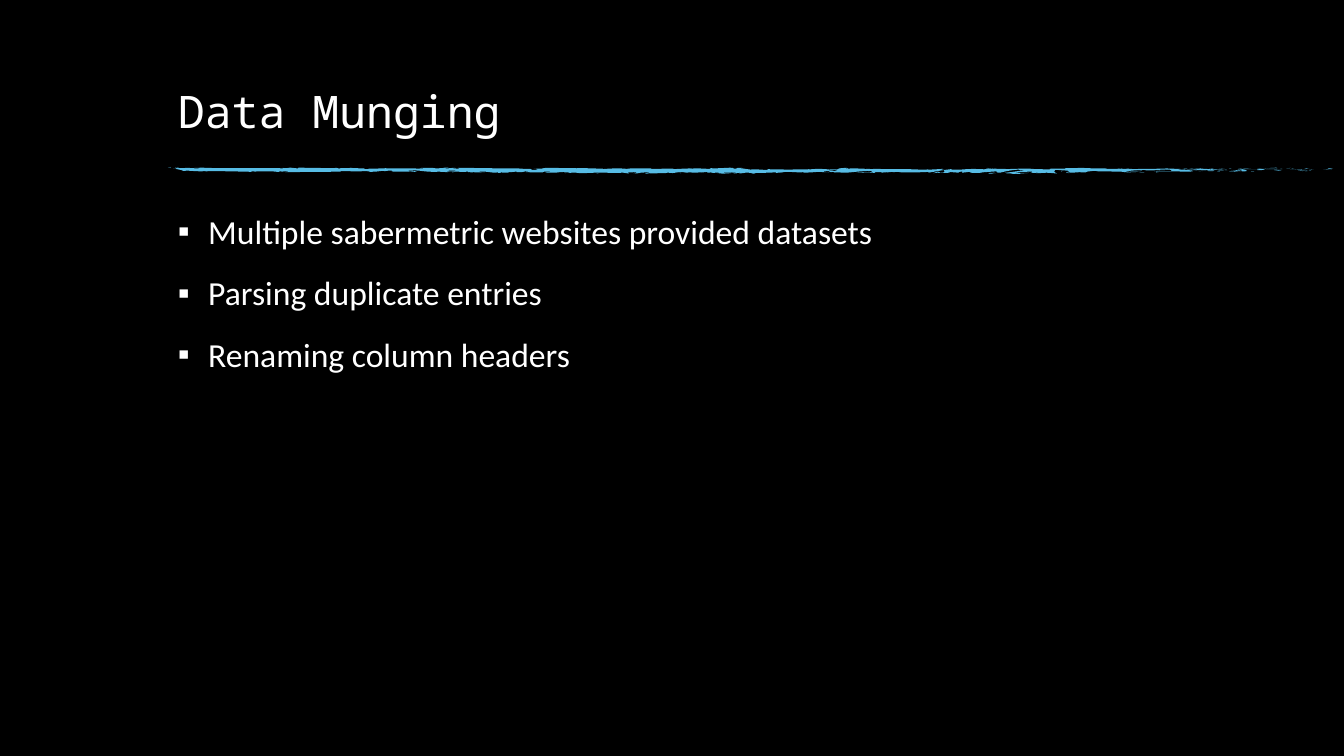
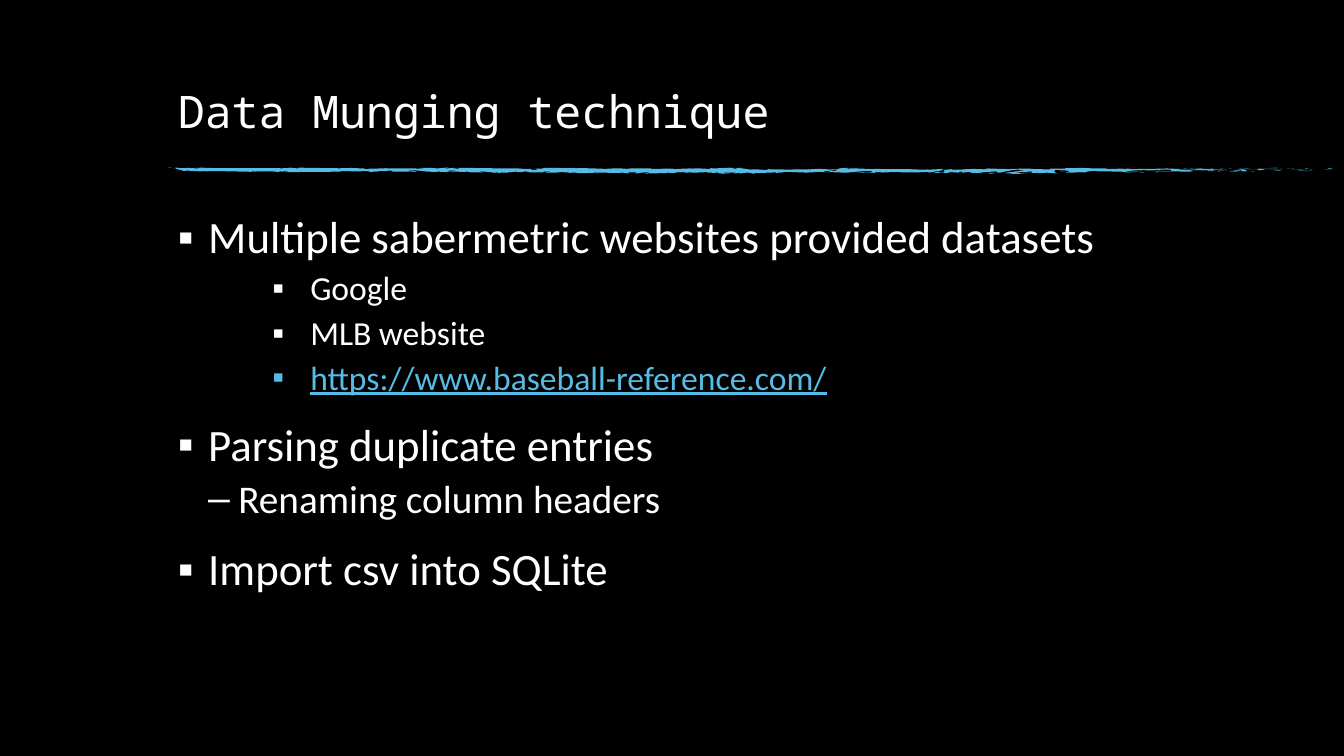
Before and after one commit to LeaLamatina/Project-2, a slide deck: slide 3 of Comparative Baseball Dashboard.pptx. Drawn at 1344x756 pixels with LibreOffice and Linux fonts; fonts in the diff are those of the drawing; background and template pictures are left out. Boxes give left, top, right and bottom in pixels: in the first picture for what was removed or moved away, otherwise in the second. Text is boxed around its words. In the diff, an @@ line names an element or a change of style, - is before the commit and + after.

Commit message:
add data structure ppt.

```diff
--- a/Comparative Baseball Dashboard.pptx
+++ b/Comparative Baseball Dashboard.pptx
@@ title at [178, 94, 770, 139]: text changed @@
-Data Munging
+Data Munging technique
@@ text at [208, 222, 1094, 520]: size 24 to 32 pt in "Multiple sabermetric websites provided datasets", "Parsing duplicate entries"; size 24 to 28 pt in "Renaming column headers"; bullet ▪ to –; list level 1 to 2 in "Renaming column headers" @@
@@ text at [310, 276, 826, 396]: paragraphs added @@
+    ▪ Google
+    ▪ MLB website
+    ▪ https://www.baseball-reference.com/
@@ text at [208, 554, 608, 593]: paragraph added @@
+▪ Import csv into SQLite
```
Also in this commit, not shown: 1 other slide changed, 2 slides added, 2 other files.
